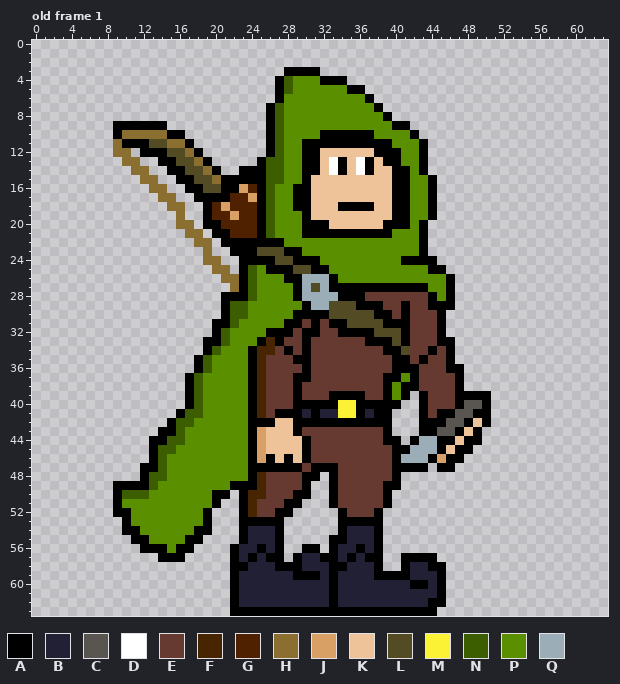
File history of a pixel-art file, BBCTMA/Assets/Ase Files/ranger_reworked.ase. Above: the version before the commit.
64x64 pixels, 7 frames. Colours within 5 levels of each other are drawn and written as one. Shown: old frame 1.
Palette (. is transparent): A #000000  B #222034  C #595652  D #ffffff  E #663931  F #472500  G #4f2100  H #8a6f30  J #d9a066  K #eec39a  L #524b24  M #fbf236  N #3c5e00  P #5a8f00  Q #9badb7
Pixels before, old frame 1 (only the part around the change), first column x 6:
 0 ..........................................................
 1 ..........................................................
 2 ..........................................................
 3 ......................AAAA................................
 4 .....................ANPPPAAA.............................
 5 .....................ANPPPPPPAA...........................
 6 .....................APPPPPPPPPA..........................
 7 ....................ANPPPPPPPPPPA.........................
 8 ....................ANPPPPPPPPPPPA........................
 9 ...AAAAAA...........ANPPPPPPPPPPPPAA......................
10 ...AHHHHHAA.........ANPPPPAAAAAAPPPPA.....................
11 ...HAAALLHHA........ANPPAAAAAAAAAAPPPA....................
12 ...HH.AAALLHA.......ANPPAAKKKKKKAAAPPA....................
13 ....HH..AALLHA.....ANNPPAAKDAKDAKAAPPA....................
14 .....HH..AALLHA..AAANNPPAAKDAKDAKKAAPA....................
15 ......HH..AALLHAAAAANNPPAKKKKKKKKKAAPPA...................
16 .......HH..AALLAAJGANPPAAKKKKKKKKKAAPPA...................
17 ........HH..AAAAGGJANPPAAKKKKKKKKKAAPPA...................
18 .........HH..AGJGGGANPPAAKKKAAAAKKAAPPA...................
19 ..........H..AGGJGGANPPPAKKKKKKKKKAAPPA...................
20 ..........HH.AAGGGGANPPPAAAKKKKKKAAAPA....................
21 ...........HH.AAGGGANPPPAAAAAAAAAAPPPA....................
22 ............HH.AAAAAAAPPPPPPPPPPPPPPPA....................
23 .............H..AAALLLAAPPPPPPPPPPPPPA....................
24 .............HH..AAAALLAAAPPPPPPPPPAAAA...................
25 ..............HH.ANPAAALLAAPPPPPPPPPPPAA..................
26 ...............HHANPPPAAQQQAPPPPPPPPPPPPA.................
27 ................HANPPPPAQLQAAAAAAAAAAAPPA.................
28 ...............AAANPPPPAQQQQAAAEEEEEEEAPA.................
29 ...............ANNPPPPPPAQQLLLAAAEEAEEAAA.................
30 ...............ANNPPPPPAAAALLLLLAAEAEEEA..................
31 ..............AANPPPPPAAEAEAALLLLAAAEEEA..................
32 ..............ANPPPPAAAEAAEEAAAALLLAEEEA..................
33 .............AANPPPAFAEEAEEEEEEAAALAEEEAA.................
34 .............ANPPPAFFEAEAEEEEEEEEAALEEAEA.................
35 ............ANPPPPAFEEEAAEEEEEEEEEAAEAEEA.................
36 ............ANPPPPAFEEEEAEEEEEEEEEAAAEEEAA................
37 ...........ANPPPPPAFEEEAAEEEEEEEEAAPAEEEEA................
38 ...........ANPPPPPAFEEEAEEEEEEEEEAPAAEEEEA................
39 ...........ANPPPPPAFEEEAEEEAAAAEEAPA.AEEEAAAA.............
40 ...........ANPPPPPAFEEEAAAAAMMAAAAA..AEEEACCA.............
41 ..........ANNPPPPPAFEAAABABBMMABAA...AEAACCAA.............
42 .........ANNPPPPPPAAAKKAAAAAAAAAAA...AAACCAKA.............
43 ........AANPPPPPPPAJKKKAEEEEEEEEEA...AACCAKA..............
44 .......AANNPPPPPPPAJKKKKAEEEEEEEEAA.AQQAAKAA..............
45 .......ANNPPPPPPPPAJKKKKAEEEEEEEEEAAQQQAKAA...............
46 .......ANPPPPPPPPPAJAKAKAEEEEEEEEEAQQQAJAA................
47 ......AANPPPPPPPPPAAAAAAEAAAEEEEEEAAAA.AA.................
48 ......ANNPPPPPPPPPAFEEEEAA.AEEEEEEA.......................
49 ...AAAANPPPPPPPPAAAFEEEEA..AEEEEEAA.......................
50 ...ANNNPPPPPPPAA.AFFEEEAA..AEEEEEA........................
51 ...APPPPPPPPPPA..AFEEEAA...AEEEEEA........................
52 ...AAPPPPPPPPA...AFEEAA.....AEEEA.........................
53 ....APPPPPPPPA...AAAAA......AAAAA.........................
54 ....AAPPPPPPAA...ABBBA......ABBBA.........................
55 .....AAPPPPAA....ABBBA.....AABBBA.........................
56 ......AAAPAA....ABBABA..AA.ABBABA.........................
57 ........AAA.....ABABAA.ABBAABABAA..AAAA...................
58 ................AABBBAAABBBAABBBA..ABBAA..................
59 ................ABBBBBBAAABABBBBAAAABBBA..................
60 ................ABBBBBBBBBBABBBBBBBBAABA..................
61 ................ABBBBBBBBBBABBBBBBBBBBBA..................
62 ................ABBBBBBBBBBABBBBBBBBBBAA..................
63 ................AAAAAAAAAAAAAAAAAAAAAAA...................
After:
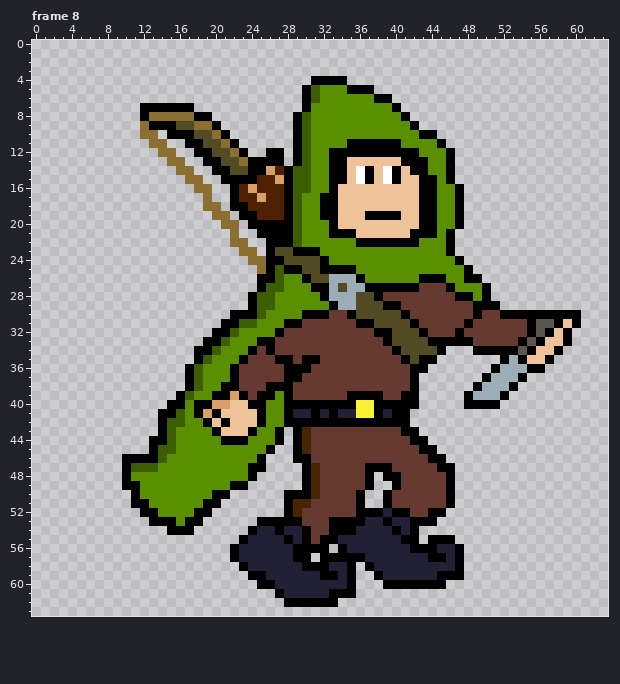
A new or re-ordered frame is compared with the old frame closest to it.
From old to new:
frames 7 -> 8
Changed rows in their new state; - is an unchanged pixel.
Frame 8 is new; against old frame 1:
first column x 9:
 3 -------------------....-----------------------------
 4 ------------------....A-----------------------------
 5 ------------------...AN-----A-----------------------
 6 ------------------...AN-----PAA---------------------
 7 ---AAAAAA--------....A-------PPA--------------------
 8 ---AHHHHHAA------...AN--------PPA-------------------
 9 ...H--ALLHHA-----...AN---------PPA------------------
10 ...--.--ALLHA----...AN-PPPPPP----PAA----------------
11 ....HH..-ALLHA---...ANPPPP-----A--PPA---------------
12 ..-..HH..-ALLHA---A.ANPPAAAAA---AAPPPA--------------
13 -..--.HH..-ALLHA-AA.ANPPA--KK-KKAA-PPA--------------
14 --..--.HH..-ALL--JGANNPPA-----D-KA-PPA--------------
15 ---..--.HH..----GGJANNPPAA-DA-D-KKA-PA--------------
16 ----..--.HH..-GJGGGANNPPA------KKKA-PPA-------------
17 -----..--.H..A-GJGGANPPAA------KKKA-PPA-------------
18 ------..--HH.AA-GGGANPPAAKKKK--KKKA-PPA-------------
19 -------.--.HH.AAGGGANPPAA---AAA-KKA-PPA-------------
20 -------..-..HH.A-AAANPPPA-----KKKK-APPA-------------
21 --------..-..H..-AAANPPP---KKKKKKA-APA--------------
22 ---------..-.HH..--AN------AAAAAAAPPPA--------------
23 ----------.--.HH.A-L-AA-----------PPPA--------------
24 ----------..--.HH-A-LLLA--------PPPPPPA-------------
25 -----------..-..H-N-A-L-AAA--------PPPPA------------
26 ------------....AANPPALLQQQA------AAAPPAA-----------
27 -------------...ANN-PPAAQLQQ------EEE-PPPA----------
28 ------------...ANN--PPPA-QQLLA-----EEEAAPA----------
29 ------------...ANN---PPPAQQLLLAAE--EEEEEAAA---------
30 ------------.AAAN---P---EEA--LLL----EEEEAEEAAAAAAAAA
31 -----------.-ANN------E-EEEAA-LLLA--EEEAEEEEEEACCAKA
32 ------------AN---P-E-EE--EEEEAA-LLA-EEAEEEEEEEACAKA-
33 -----------------AE--E------EE--LLLA--AAEEEEEACAKKA-
34 ---------A------EA-E-E--------E--LLLA.--AAAAACAKKA--
35 --------------AEE-AAE-A--------E-L-A..-----AQAKKA---
36 --------ANP--AEEE--AA----------EE-A....---AQQQAA----
37 -------------AEEE--A-E--------EEE-.....--AQQQA------
38 ------------AAEEEAAAE---------EEE-.....-AQQQA-------
39 -------ANP-AAJAEAAPAE---EE--AAEE-A.....-QQQA--------
40 ------AAPAAJJKK-APPA-----AAMM---AA.....AA-A---------
41 -----AANPAJAKKKKAPP-B---ABBMM-BAA-........----------
42 -----AN-P-AKAKKK-PPA-----------AA-........----------
43 ------NP---AKKK-PPA.-F--------EEAA.......-----------
44 -------P----AAAPPPA.AF--------EEE-A......-----------
45 ---------------PPA..AF---------EEEAA....------------
46 -AAA-----------PA...A----------EEEE-A..-------------
47 -ANNNP-----------....AFEE---AAAEEEEE----------------
48 -APPPP----------.....-FEE---A.A-EEEEEA--------------
49 .--PP----------......-FEE---A..-EEEEEA--------------
50 ..AP----------.....A--FEE--A..-EEEEEEA--------------
51 ..AA------A---.....-FFEEE--A..-EEEEEEA--------------
52 ...AA----A----.....-FEEEEE-AA-BAAEEAA---------------
53 -...AAA-AA.---..---AAEEEA---BBABBAAA----------------
54 -.....AAA..---.A---BBAEEA-A--BBABA------------------
55 --........--------BABAEA-B---BBBAA-AAA--------------
56 ---......-------B-BBA--A.A-B-BBBBAAABBA-------------
57 -----...-------B-BBB-A.--A-ABBBBBBB-ABA-------------
58 -------------.----BBBAAABBA.ABBBB--BBBA-------------
59 -------------..AA---BBBA--A..-BBB----AA-------------
60 -------------...AA------B-A...AAA--A----------------
61 -------------.....A------AA..........---------------
62 -------------......AAAAA-............---------------
63 -------------.......................----------------
